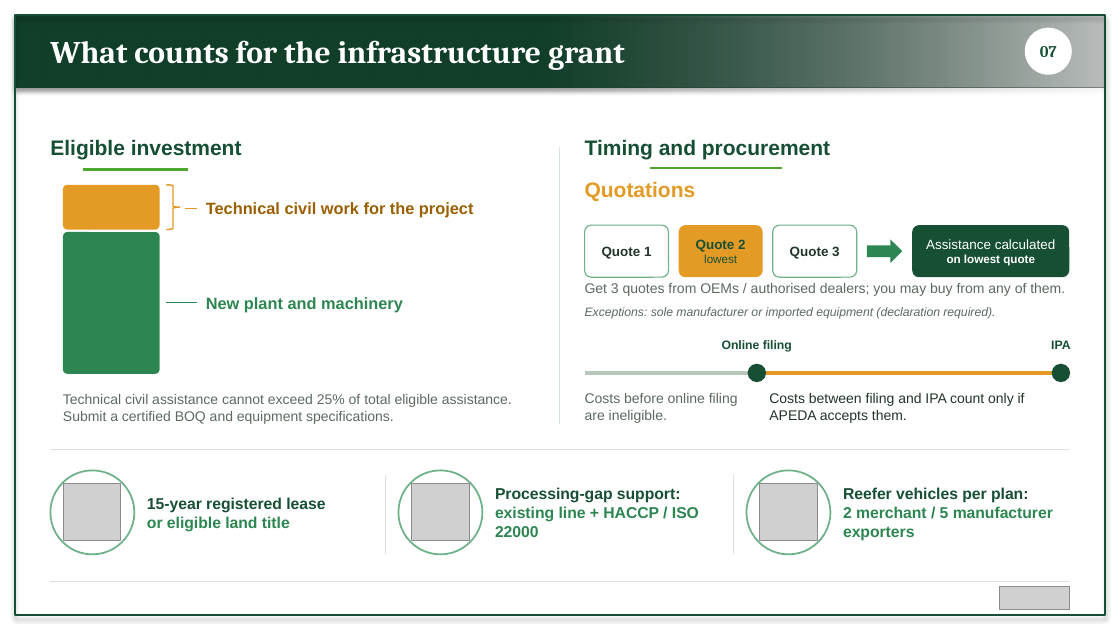
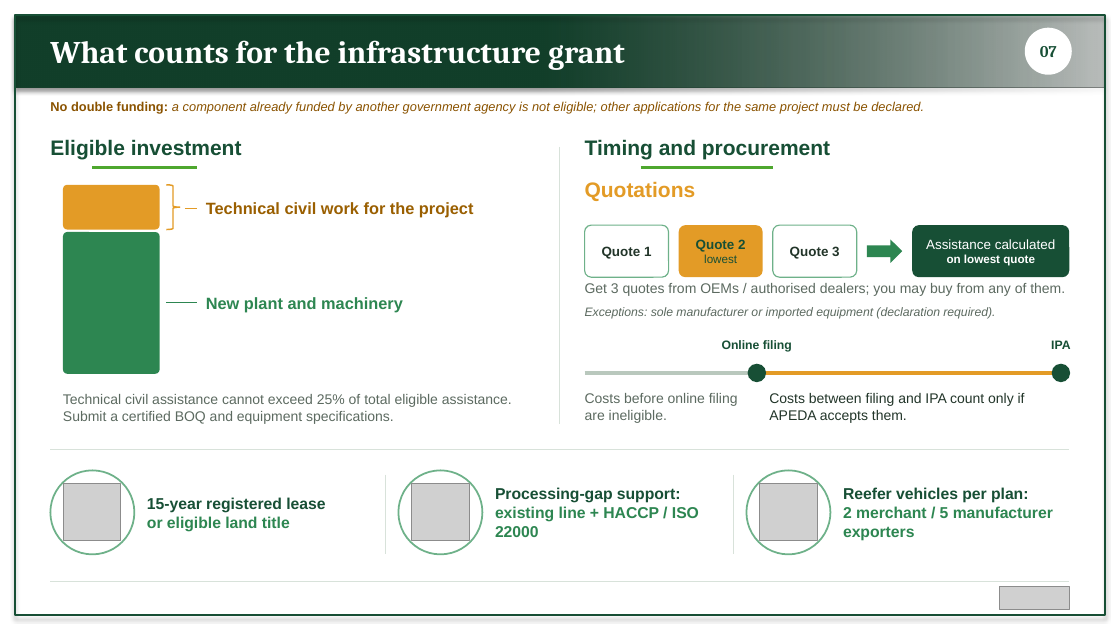
Before and after one commit to BantheFox012/FM, a slide deck: slide 7 of APEDA_BKNY.pptx. Drawn at 1120x630 pixels with LibreOffice and Linux fonts; fonts in the diff are those of the drawing; grey boxes stand for pictures. Boxes give left, top, right and bottom in pixels: in the first picture for what was removed or moved away, otherwise in the second. Text is boxed around its words. In the diff, an @@ line names an element or a change of style, - is before the commit and + after.

```diff
--- a/APEDA_BKNY.pptx
+++ b/APEDA_BKNY.pptx
@@ text added at (50, 101, 924, 113), 11 pt, text #8A5300, italic @@
+No double funding: a component already funded by another government agency is not eligible; other applications for the same project must be declared.
@@ line moved from (83, 170) - (188, 170) to (92, 167) - (197, 167) @@
@@ line moved from (650, 168) - (782, 168) to (641, 167) - (773, 167) @@
```
Also in this commit, not shown: 7 other slides changed.
